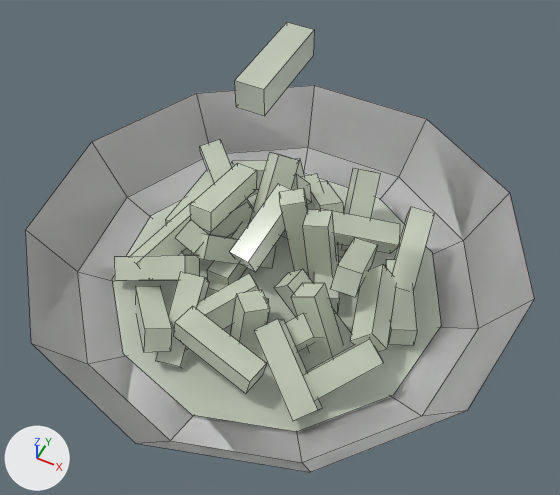
A saved change to the Blender file Assets/Scenes/main assets/lychee1.blend.
The view is the same before and after, from a camera (50 mm lens) standing at (0.087, -0.1714, 0.213) and looking at (0.007, -0.0114, 0.013). Arrows for +X, +Y and +Z are at lower left; the lights stay in place. Mesh edges are drawn as thin lines.
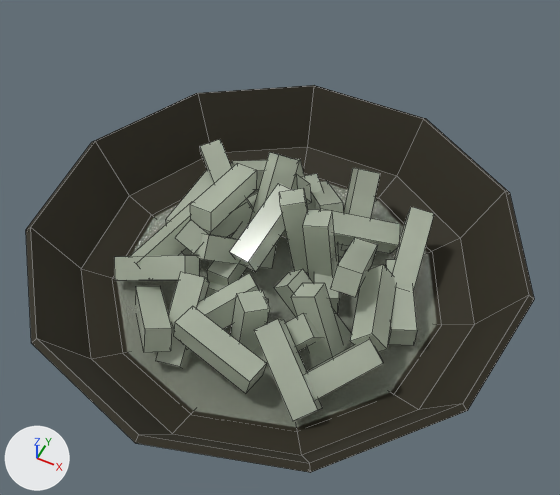
Commit message: fixed topping bowls + added cup toppings

Pixel boxes [x1, y1, x2, y2] of what changed, in the pictures (560 x 495 px):
'ToppingBowl', recoloured, modifiers changed (white to black)
    both: [26, 85, 534, 473]
'ToppingSoup', surface changed, recoloured
    both: [112, 173, 441, 432]
'LycheeBase', deleted
    before: [235, 22, 314, 116]
'Boba.035', surface changed
    both: [173, 306, 266, 394]
'Boba.009', surface changed
    both: [254, 319, 322, 421]
'Boba.015', surface changed
    both: [350, 265, 396, 352]
'Boba.003', surface changed
    both: [190, 163, 257, 232]
'Boba.022', surface changed
    both: [230, 183, 292, 272]
'Boba.024', surface changed
    both: [305, 338, 383, 400]
'Boba.008', surface changed
    both: [291, 283, 342, 360]
'Boba.016', surface changed
    both: [392, 207, 434, 291]
'Boba.034', surface changed
    both: [135, 286, 172, 352]
'Boba.010', surface changed
    both: [114, 255, 199, 281]
'Boba.012', surface changed
    both: [303, 210, 336, 283]
'Boba.011', surface changed
    both: [320, 209, 400, 254]
'Boba.005', surface changed
    both: [155, 272, 209, 368]
'Boba.013', surface changed
    both: [230, 290, 270, 351]
'Boba.017', surface changed
    both: [279, 188, 308, 273]
'Boba.021', surface changed
    both: [330, 237, 378, 297]
'Boba.029', surface changed
    both: [171, 273, 259, 350]
'Boba.028', surface changed
    both: [341, 168, 380, 251]
'Boba.033', surface changed
    both: [131, 201, 193, 267]
'Boba.002', surface changed
    both: [249, 152, 299, 224]
'Boba.004', surface changed
    both: [191, 234, 276, 269]
'Boba.025', surface changed
    both: [251, 313, 322, 364]
'Boba.020', surface changed
    both: [274, 269, 350, 340]
'Boba.001', surface changed
    both: [207, 222, 249, 286]
'Boba.027', surface changed
    both: [200, 139, 231, 184]
'Boba.026', surface changed
    both: [182, 198, 253, 255]
'Boba.023', surface changed
    both: [312, 181, 343, 213]
'Boba.030', surface changed
    both: [175, 219, 211, 254]
'Boba', surface changed
    both: [166, 170, 213, 224]
'Boba.019', surface changed
    both: [314, 242, 339, 313]
'Boba.006', surface changed
    both: [230, 159, 305, 190]
'Boba.031', surface changed
    both: [247, 174, 311, 207]
'Boba.007', surface changed
    both: [301, 173, 323, 210]
'Boba.014', surface changed
    both: [205, 277, 269, 304]
'Boba.032', surface changed
    both: [281, 231, 345, 257]

What the commit changed:
In material 'Material' (mat_material), alpha goes from 0.638 to 0.843.
In material 'Material' (mat_material), transmission_weight is now set to 0.437.
Material 'Material.001' (mat_material_001) is new.
Its base color is (0.721, 0.801, 0.646) (white #dde7d2).
Its roughness is 0.171.
Its alpha is 0.459.
Its transmission weight is 0.437.
me_cylinder_001 has 66 vertices, 67 faces and spans x -2.14..2.14, y -2.08..2.16, z -0.1..0.83.
me_cylinder_001 now uses material mat_material_003 (black #2b2616).
me_cylinder_002 has 11 vertices, 1 face and spans x -1.8..1.8, y -1.75..1.82, z 0.45.
me_cylinder_002 no longer uses material mat_material (white #dde7d2).
me_cylinder_002 now uses material mat_material_001 (white #dde7d2).
Object 'ToppingBowl' (ob_toppingbowl) gains a SOLIDIFY modifier named 'Solidify'.
Modifier setting: thickness = 0.06.
Object 'LycheeBase' (ob_lycheebase) is deleted.
